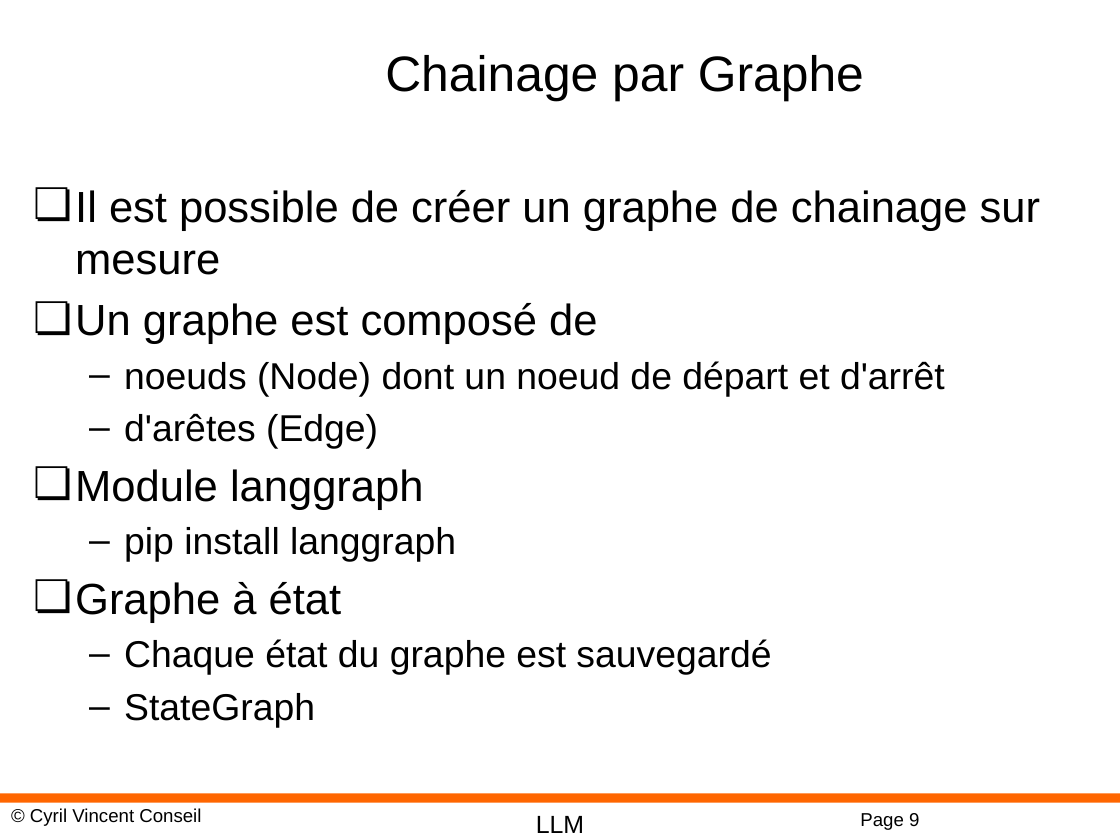
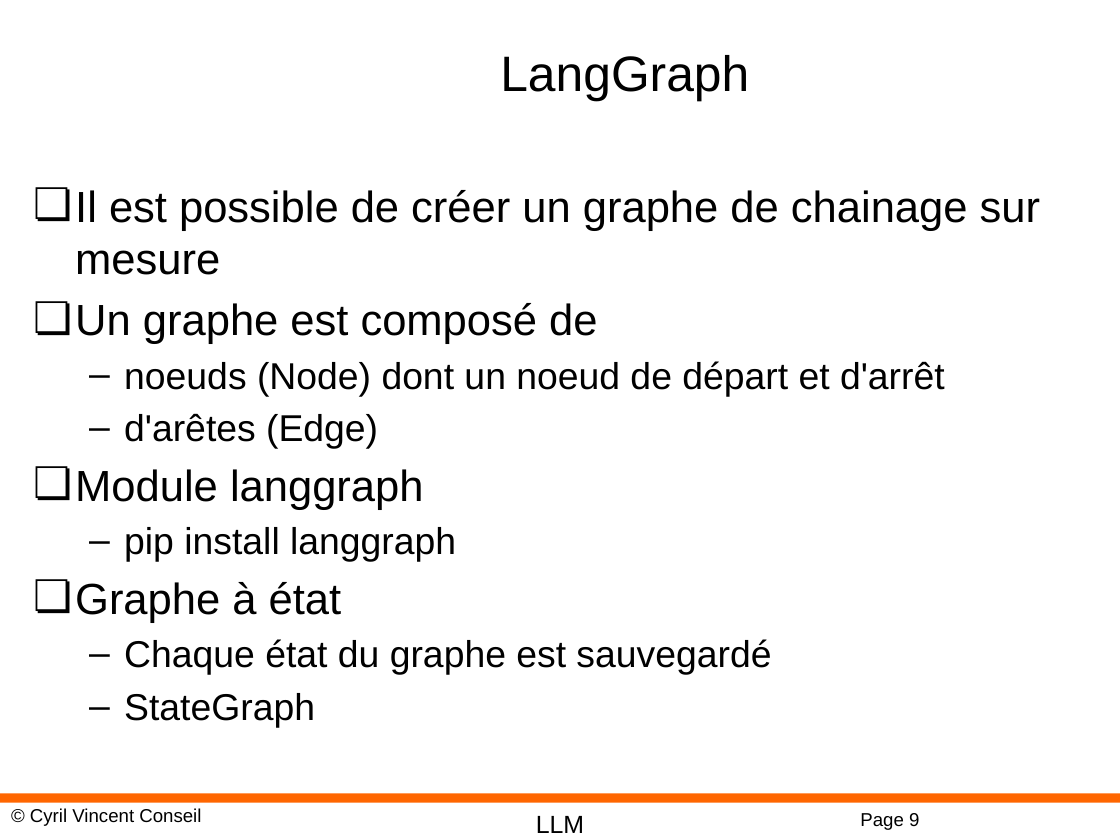
Before and after one commit to cyrilvincent/rag, a slide deck: slide 9 of ppt/RAG09-Chain.pptx. Drawn at 1120x840 pixels with LibreOffice and Linux fonts; fonts in the diff are those of the drawing; background and template pictures are left out. Boxes give left, top, right and bottom in pixels: in the first picture for what was removed or moved away, otherwise in the second. Text is boxed around its words. In the diff, an @@ line names an element or a change of style, - is before the commit and + after.

```diff
--- a/ppt/RAG09-Chain.pptx
+++ b/ppt/RAG09-Chain.pptx
@@ title at (500, 55, 749, 101): text changed @@
-Chainage par Graphe
+LangGraph
```
Also in this commit, not shown: 3 other slides changed, 14 other files.
